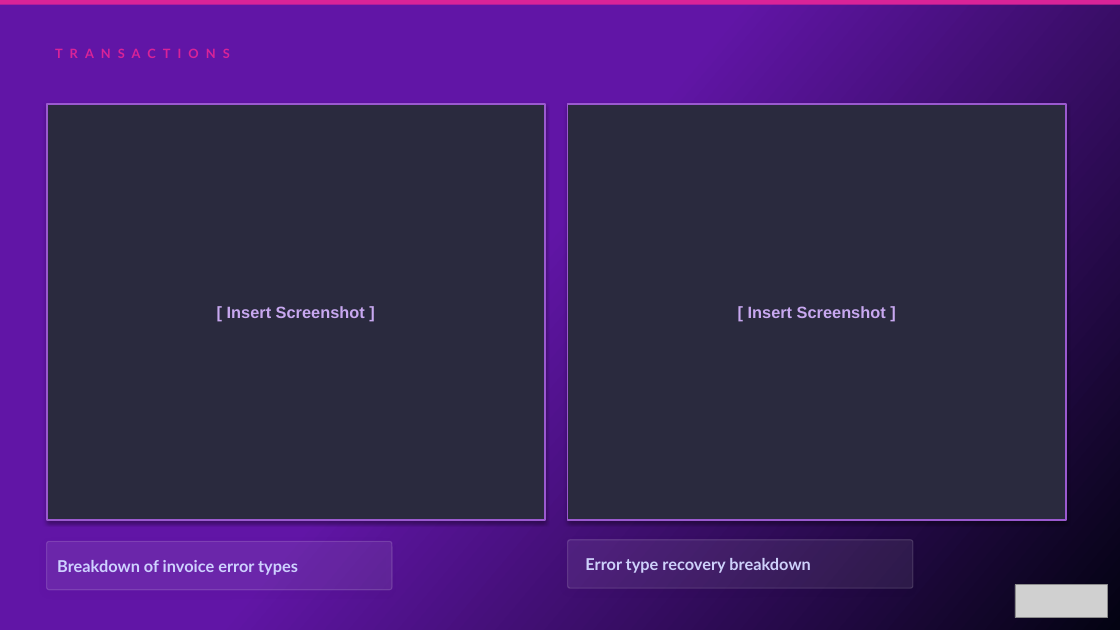
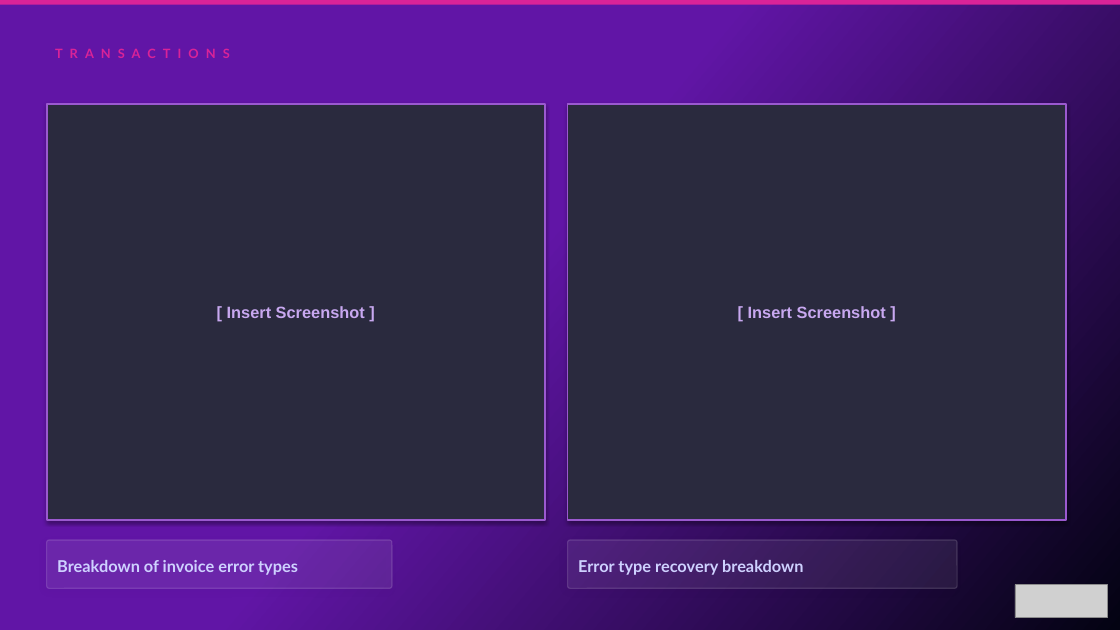
Before and after one commit to oresanniowo-beep/EBR-Gen-v2, a slide deck: slide 18 of EBR_Template.pptx (slide 20 before the commit). Drawn at 1120x630 pixels with LibreOffice and Linux fonts; fonts in the diff are those of the drawing; grey boxes stand for pictures. Boxes give left, top, right and bottom in pixels: in the first picture for what was removed or moved away, otherwise in the second. Text is boxed around its words. In the diff, an @@ line names an element or a change of style, - is before the commit and + after.

```diff
--- a/EBR_Template.pptx
+++ b/EBR_Template.pptx
@@ rounded rectangle: place and size @@
-rounded rectangle at bbox=[568, 540, 913, 589]
+rounded rectangle at bbox=[568, 540, 958, 589]
@@ text "Error type recovery breakdown": place and size @@
-text "Error type recovery breakdown" at bbox=[585, 558, 810, 573]
+text "Error type recovery breakdown" at bbox=[578, 560, 803, 575]
```
Also in this commit, not shown: 11 other slides changed, 1 slide added, 2 slides removed.
